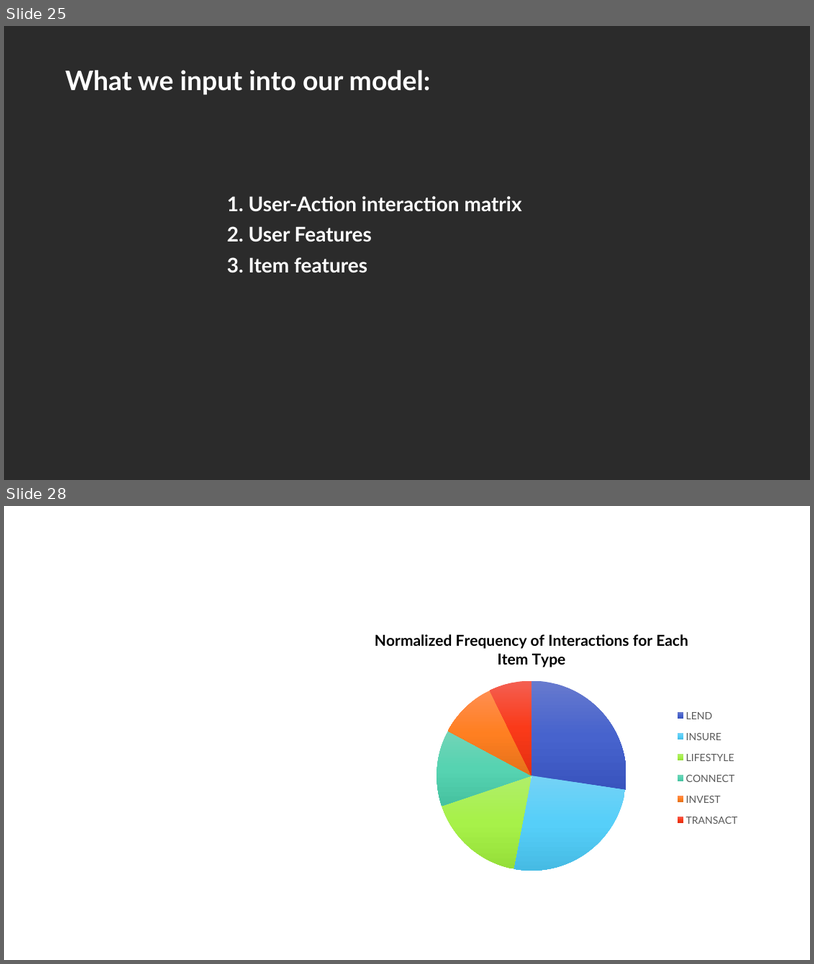
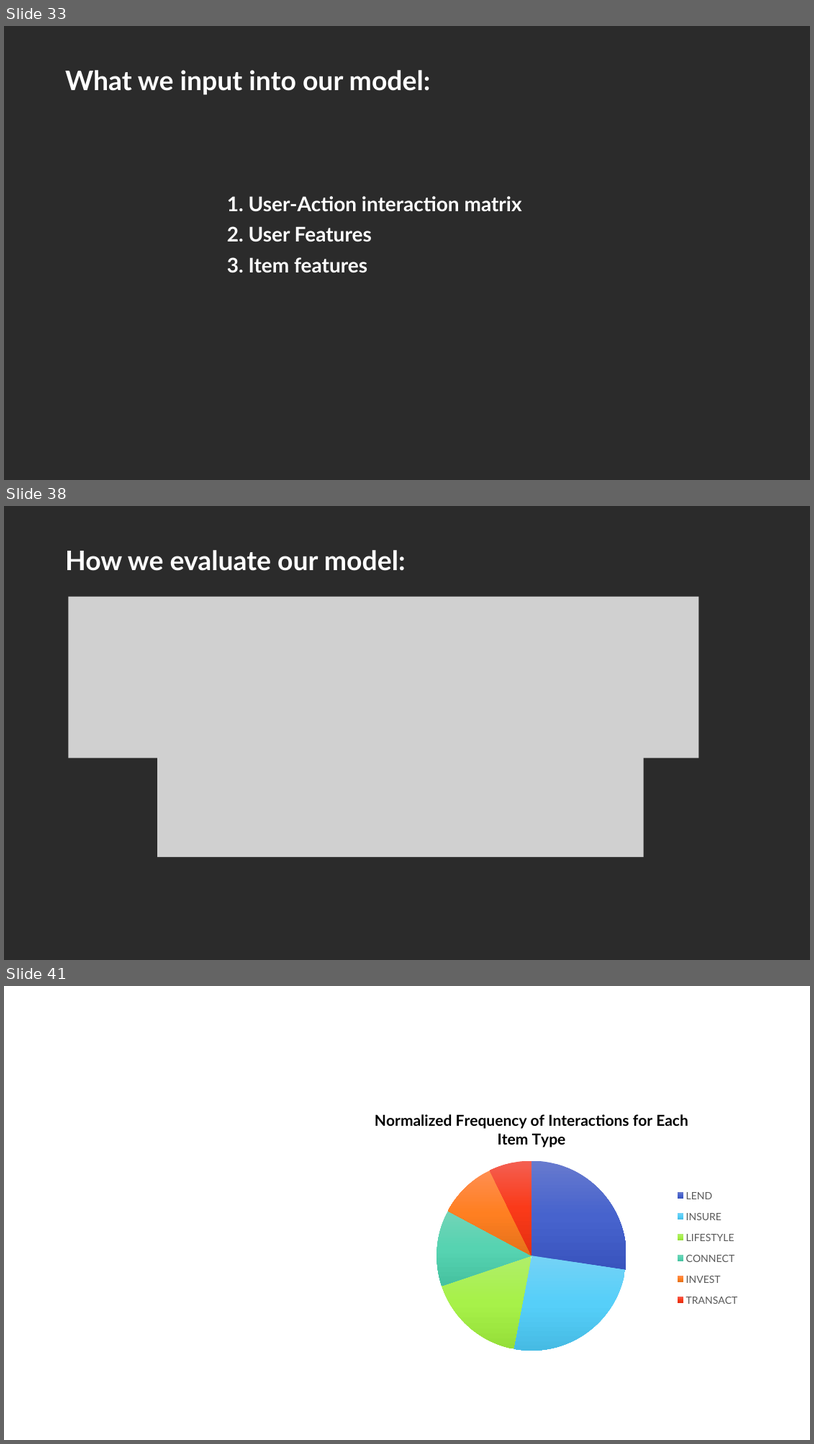
Before and after one commit to lizesteyn/FNBdataquest, a slide deck: Presentation1.pptx. Shown one above the other, each under a label of ours: slides 25 and 28 before the commit, slides 33, 38 and 41 after it; the slides between them are not shown. The pictures are 814x964 and 814x1444 pixels, drawn with LibreOffice and Linux fonts; fonts in the diff are those of the drawing; grey boxes stand for pictures; background and template pictures are left out; a plain dark background stands for a picture behind light text. Boxes give left, top, right and bottom in pixels: in the first picture for what was removed or moved away, otherwise in the second. Text is boxed around its words. In the diff, an @@ line names an element or a change of style, - is before the commit and + after.

```diff
--- a/Presentation1.pptx
+++ b/Presentation1.pptx
@@ slide 38 added at <box>4,506,810,960</box>, background picture (left out) @@
@@ text added at <box>65,550,406,571</box>, 32 pt, text #FFFFFF, bold @@
+How we evaluate our model:
@@ picture added at <box>68,597,699,758</box> @@
@@ picture added at <box>157,733,644,857</box> @@
@@ what was slide 25 is now slide 33 @@
@@ what was slide 28 is now slide 41 @@
```
Also in this commit, not shown: 3 slides changed, 12 other slides added, 1 other file.
